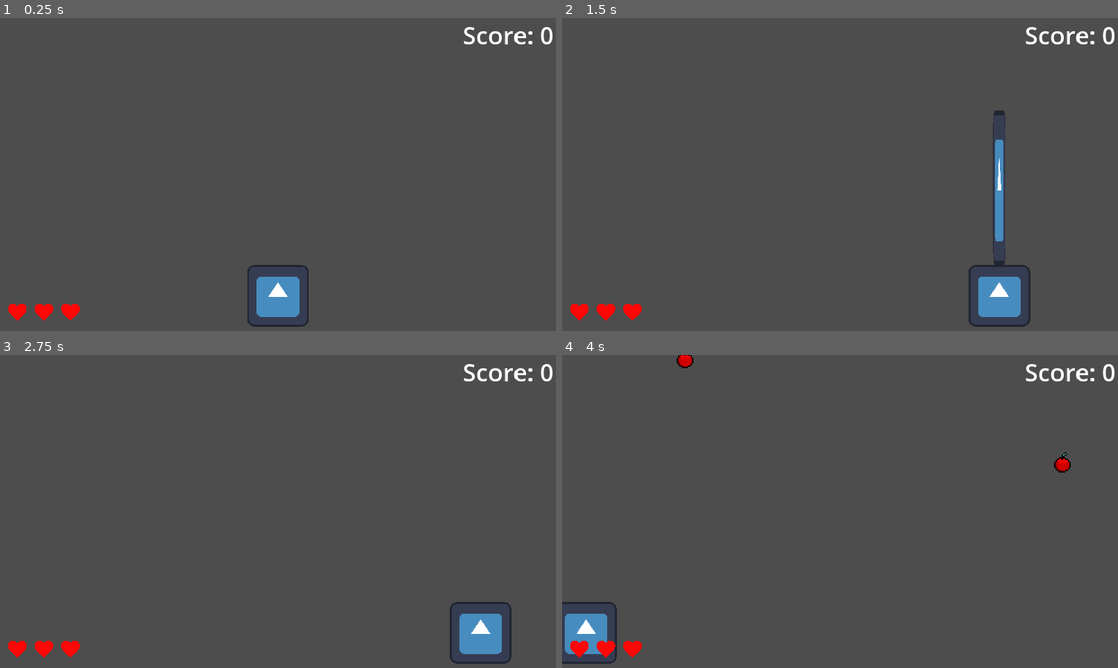
Above: before the commit, frames 1-4 (two rows, left to right).
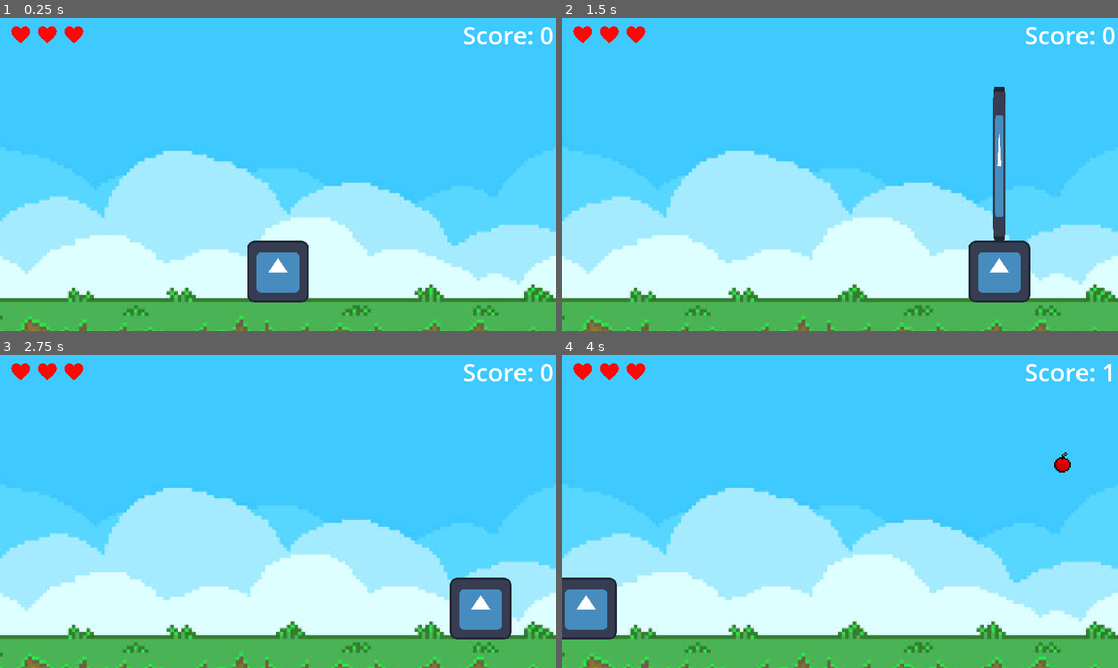
Above: after the commit, the same moments.

Repository: Tanner202/boxcatch
Game: Godot game, scene res://level.tscn
Same seed, same stepped clock (60 frames per second), same inputs: the game is played once before the commit and once after it. The engine's default icon, where the game draws it, is replaced by a stand-in: a white triangle on a blue panel in a dark square.
Inputs (mouse positions are in pixels of both pictures, inside the frame that each line leads up to):
- Up to frame 1 (0.25 s): no input
- Up to frame 2 (1.5 s): tap Enter at 0.5 s; move the mouse to (962, 158) at 0.52 s; press the mouse at (962, 158) at 0.53 s; hold D (right) 0.53-1.28 s; move the mouse to (728, 190) at 1.27 s; release the mouse at (728, 190) at 1.28 s; hold A (left) from 1.28 s (still down); click (728, 190) at 1.35 s
- Up to frame 3 (2.75 s): move the mouse to (333, 442) at 2.02 s; release A (left) at 2.03 s; press the mouse at (333, 442) at 2.03 s; hold D (right) from 2.03 s (still down)
- Up to frame 4 (4 s): move the mouse to (812, 574) at 2.77 s; release the mouse at (812, 574) at 2.78 s; click (812, 574) at 2.85 s; move the mouse to (1006, 558) at 3.52 s; release D (right) at 3.53 s; press the mouse at (1006, 558) at 3.53 s; hold A (left) from 3.53 s (still down)

The runs differ from the first frame. In frame 1, 99% of the frame differs, in the area x 0-100%, y 0-100%; in frame 2, 98%; in frame 3, 99%; in frame 4, 99%.

Commit message:
add background

Diff:
--- a/level.tscn
+++ b/level.tscn
@@ -8,13 +8,14 @@
 [ext_resource type="Texture2D" uid="uid://b0jut8pembyg5" path="res://red_heart_online.png" id="6_p7gk4"]
 [ext_resource type="Texture2D" uid="uid://bbe8d67hbldtx" path="res://broken_heart_online.png" id="6_vc6fx"]
 [ext_resource type="Script" path="res://ground.gd" id="6_y1d8p"]
+[ext_resource type="Texture2D" uid="uid://d0hoqancristk" path="res://pixel_art_background.jpg" id="9_nqfr7"]
 
 [sub_resource type="WorldBoundaryShape2D" id="WorldBoundaryShape2D_p6gqw"]
 
 [node name="Level" type="Node2D"]
 
 [node name="CharacterBody2D" parent="." instance=ExtResource("1_f7bp2")]
-position = Vector2(0, 251)
+position = Vector2(0, 201)
 
 [node name="Camera2D" type="Camera2D" parent="."]
 
@@ -42,10 +43,10 @@
 script = ExtResource("4_ht38c")
 
 [node name="HealthUI" type="HBoxContainer" parent="."]
-offset_left = -560.0
-offset_top = 265.0
-offset_right = -520.0
-offset_bottom = 305.0
+offset_left = -553.0
+offset_top = -309.0
+offset_right = -403.0
+offset_bottom = -269.0
 theme_override_constants/separation = 15
 script = ExtResource("5_xtv6d")
 broken_heart_texture = ExtResource("6_vc6fx")
@@ -66,12 +67,18 @@
 expand_mode = 2
 
 [node name="Ground" type="Area2D" parent="."]
-position = Vector2(0, 324)
+position = Vector2(0, 261)
 collision_mask = 2
 script = ExtResource("6_y1d8p")
 
 [node name="CollisionShape2D" type="CollisionShape2D" parent="Ground"]
 shape = SubResource("WorldBoundaryShape2D_p6gqw")
 
+[node name="PixelArtBackground" type="Sprite2D" parent="."]
+z_index = -1
+position = Vector2(-4, 42)
+scale = Vector2(2, 2)
+texture = ExtResource("9_nqfr7")
+
 [connection signal="timeout" from="AppleSpawner/Timer" to="AppleSpawner" method="_on_timer_timeout"]
 [connection signal="body_entered" from="Ground" to="Ground" method="_on_body_entered"]
Not shown: 1 places in level.tscn that only renumber resources
Binary file added: pixel_art_background.jpg
Not shown, added: pixel_art_background.jpg.import
